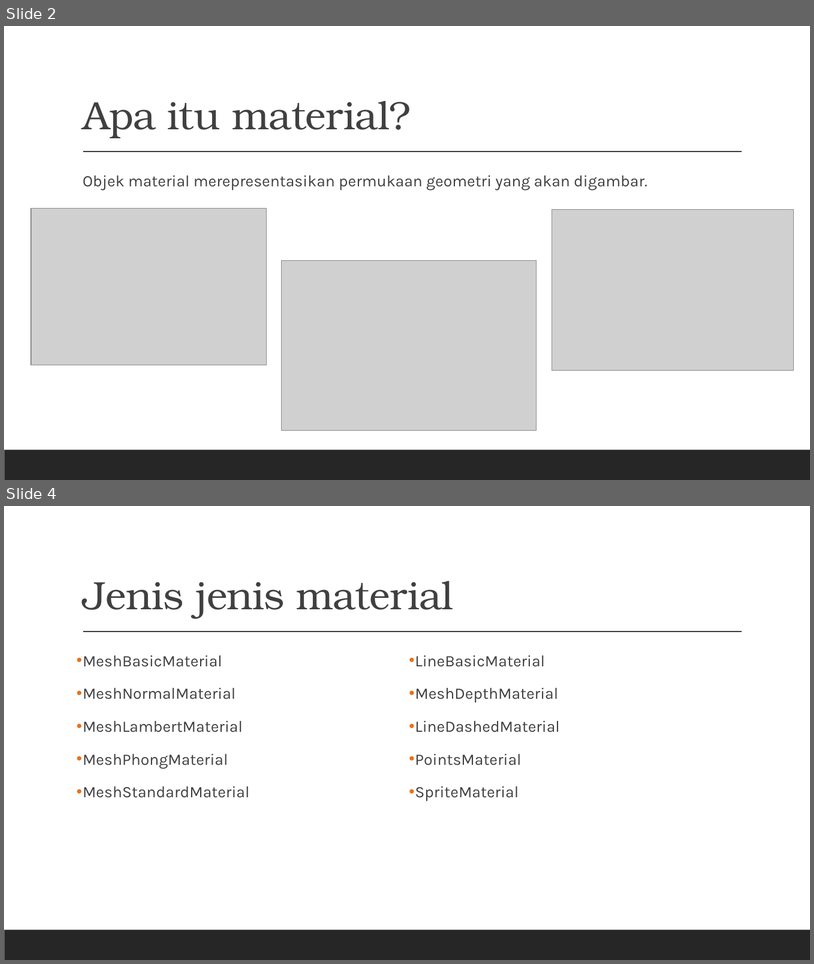
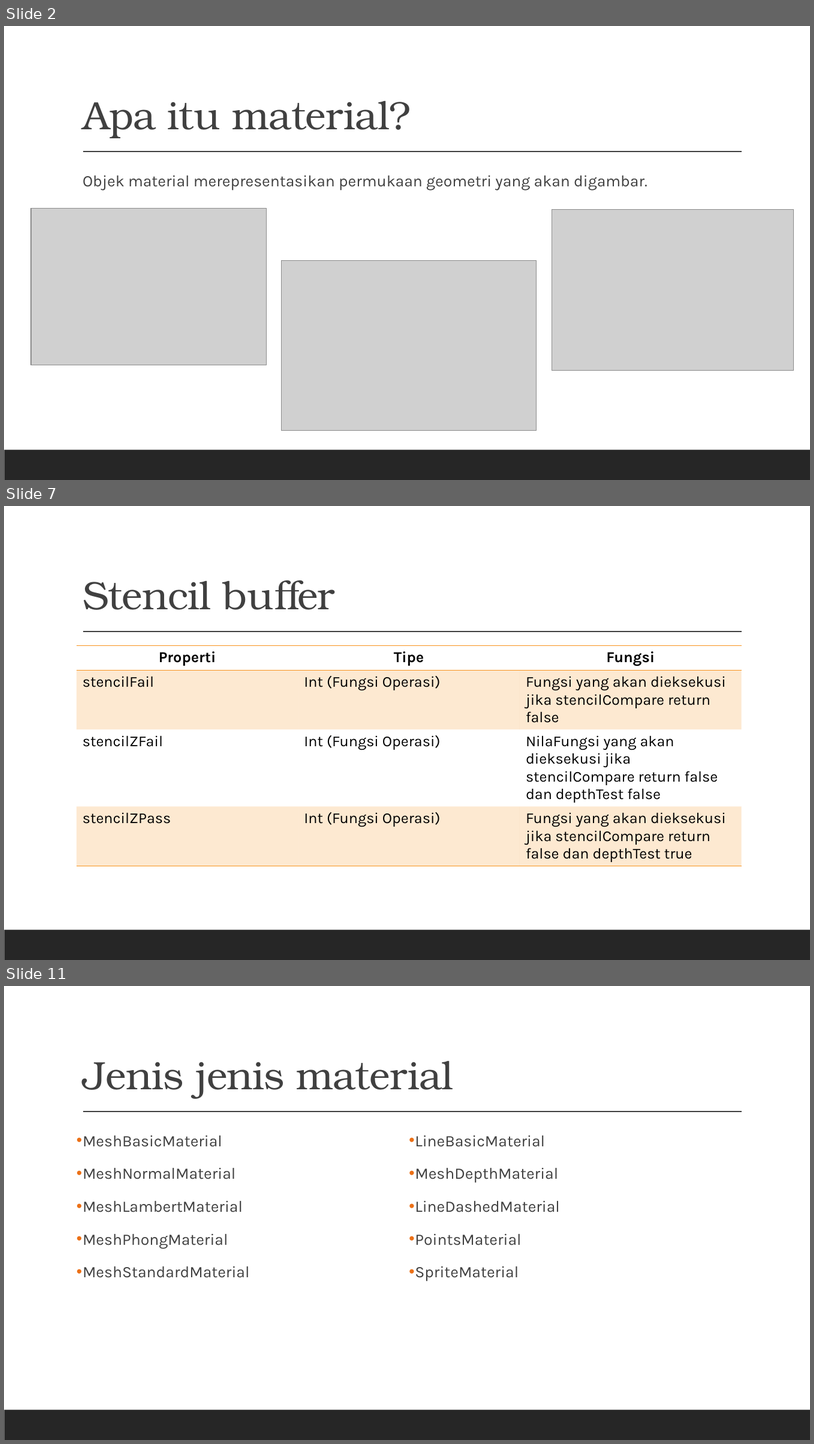
Before and after one commit to grafkom-2020/presentasi-threejs-grafkom-gang, a slide deck: documents/MATERIAL.pptx. Shown one above the other, each under a label of ours: slides 2 and 4 before the commit, slides 2, 7 and 11 after it; the slides between them are not shown. The pictures are 814x964 and 814x1444 pixels, drawn with LibreOffice and Linux fonts; fonts in the diff are those of the drawing; grey boxes stand for pictures. Boxes give left, top, right and bottom in pixels: in the first picture for what was removed or moved away, otherwise in the second. Text is boxed around its words. In the diff, an @@ line names an element or a change of style, - is before the commit and + after.

```diff
--- a/documents/MATERIAL.pptx
+++ b/documents/MATERIAL.pptx
@@ slide 7 added at [4,506,810,960], background #FFFFFF; not listed: 2 template elements that a slide beside it also shows @@
@@ title added at [83,580,335,610], 47 pt, text #404040 @@
+Stencil buffer
@@ table added at [77,646,743,864], 4 rows, 3 columns @@
+Properti | Tipe | Fungsi
+stencilFail | Int (Fungsi Operasi) | Fungsi yang akan dieksekusi jika stencilCompare return false
+stencilZFail | Int (Fungsi Operasi) | NilaFungsi yang akan dieksekusi jika stencilCompare return false dan depthTest false
+stencilZPass | Int (Fungsi Operasi) | Fungsi yang akan dieksekusi jika stencilCompare return false dan depthTest true
@@ what was slide 4 is now slide 11 @@
```
Also in this commit, not shown: 7 other slides added, 1 slide removed, 18 other files.
